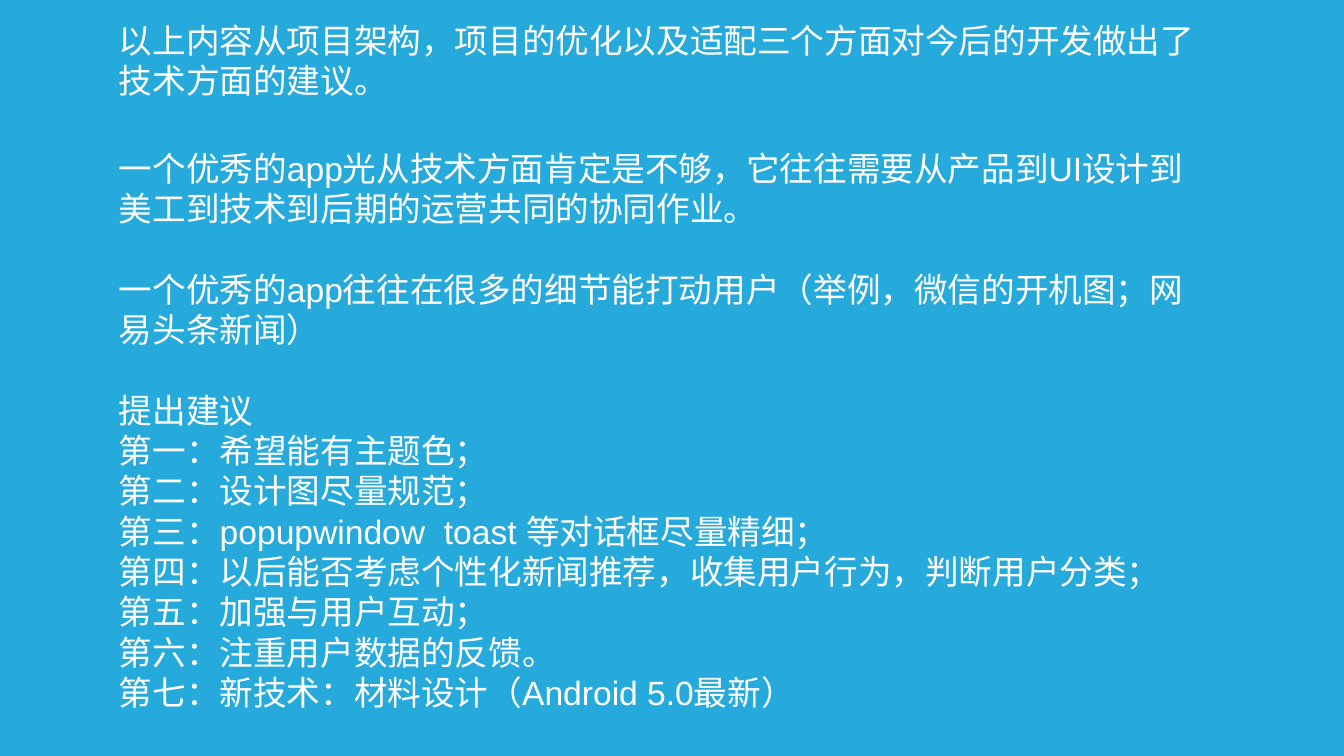
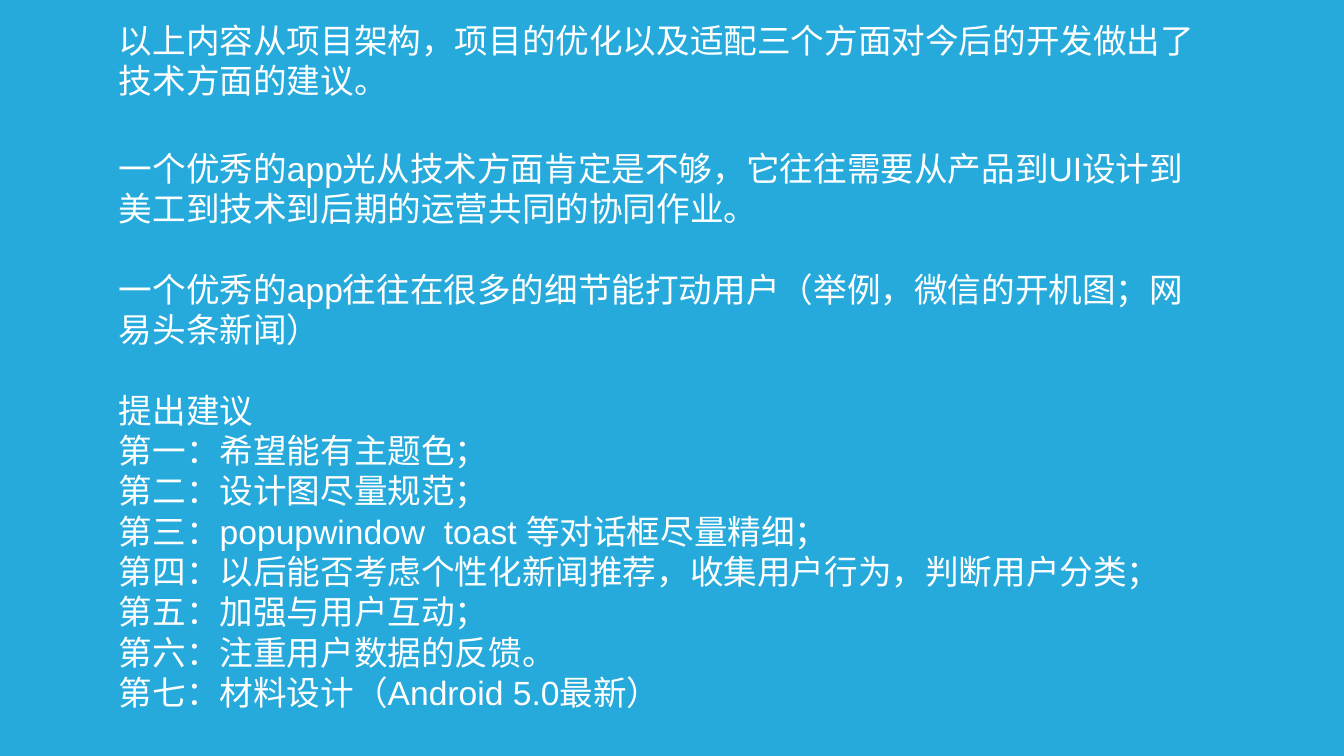
Before and after one commit to leexingwang/news, a slide deck: slide 21 of 第一财经app项目重构建议.pptx. Drawn at 1344x756 pixels with LibreOffice and Linux fonts; fonts in the diff are those of the drawing. Boxes give left, top, right and bottom in pixels: in the first picture for what was removed or moved away, otherwise in the second. Text is boxed around its words. In the diff, an @@ line names an element or a change of style, - is before the commit and + after.

Commit message:
add ppt and pdf

```diff
--- a/第一财经app项目重构建议.pptx
+++ b/第一财经app项目重构建议.pptx
@@ text at (x1=119, y1=676, x2=661, y2=708): text changed @@
-第七：新技术：材料设计（Android 5.0最新）
+第七：材料设计（Android 5.0最新）
```
Also in this commit, not shown: 4 other files.
